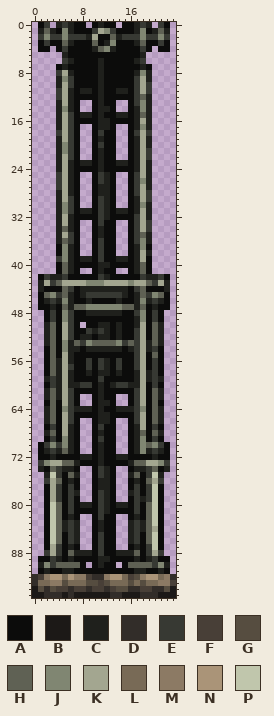
Edited in one commit: sprite sheet (content/Entities/Structures/Mechanisms/Gate/gate.metal.base.png). The picture above is the old version.
The file is 24x96 pixels. Colours within 5 levels of each other are drawn and written as one.
Palette (. is transparent): A #0c0c0b  B #1c1917  C #1f201c  D #322d29  E #373933  F #483f37  G #564d40  H #5f6154  J #808672  K #a3a690  L #786a56  M #8c7a64  N #aa9478  P #c0c6ac
After the commit:
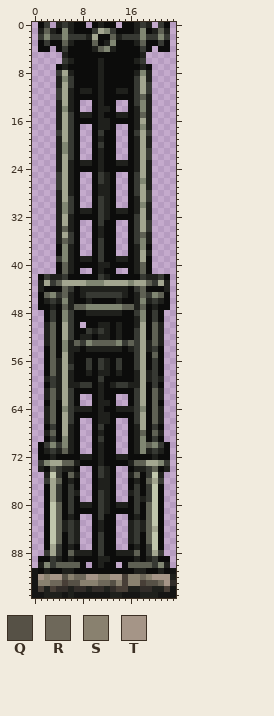
Colours new in this view: Q #565146  R #6e685a  S #89816f  T #a59587
Edits made:
{"colour":"B","old":"#1c1917","new":"#151514"}
{"y":91,"x":0,"old":".","new":"B"}
{"y":91,"x":23,"old":".","new":"B"}
{"y":92,"x":0,"old":"DFMNNLNMMFDDMNNLFGMNNLMD","new":"BTSTTQSRRTTSSTTFSSRSTTTC"}
{"y":93,"x":0,"old":"DLLMMGLLLGGFGLLLGLGLLMMF","new":"BSSRRFQQSSSRRQSFSSFQQRTD"}
{"y":94,"x":1,"old":"GDGFFDFFDFFDFGGDDFFDDG","new":"FCFDDCDDCDDCDFFCCDDCCF"}
{"y":95,"x":2,"old":"DDD","new":"CCC"}
{"y":95,"x":6,"old":"D","new":"C"}
{"y":95,"x":13,"old":"DD","new":"CC"}
{"y":95,"x":18,"old":"DDD","new":"CCC"}
{"label":"changed","picture_box":[32,568,176,598]}
